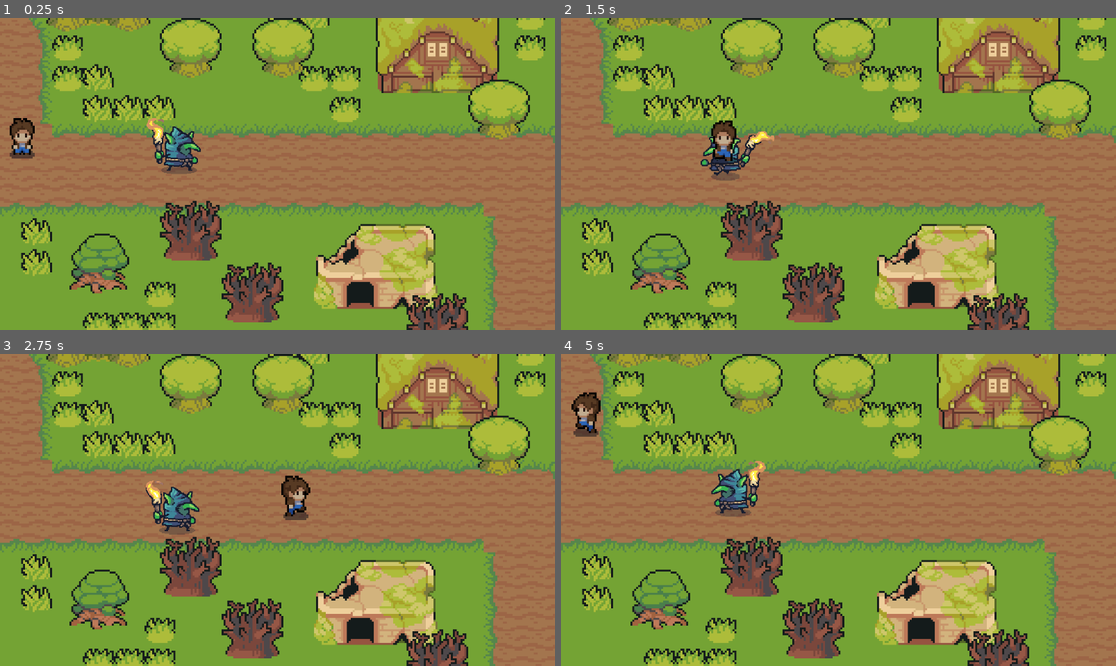
Above: before the commit, frames 1-4 (two rows, left to right).
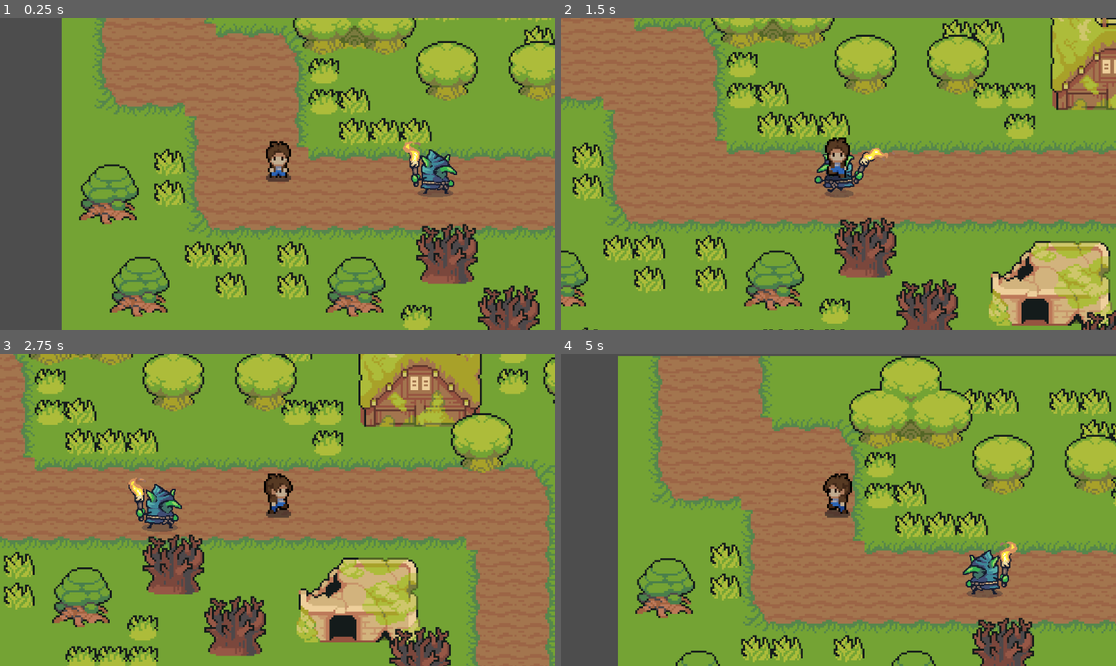
Above: after the commit, the same moments.

Repository: mtzamanpk/MysticRealms
Game: Godot game, scene res://scenes/world.tscn
Same seed, same stepped clock (60 frames per second), same inputs: the game is played once before the commit and once after it.
Inputs (mouse positions are in pixels of both pictures, inside the frame that each line leads up to):
- Up to frame 1 (0.25 s): no input
- Up to frame 2 (1.5 s): move the mouse to (960, 158) at 0.52 s; hold Right (ui_right) 0.53-1.28 s; click (960, 158) at 0.6 s; move the mouse to (727, 189) at 1.27 s; hold Down (ui_down) from 1.28 s (still down); click (727, 189) at 1.35 s
- Up to frame 3 (2.75 s): move the mouse to (333, 441) at 2.02 s; release Down (ui_down) at 2.03 s; hold Right (ui_right) from 2.03 s (still down); click (333, 441) at 2.1 s
- Up to frame 4 (5 s): move the mouse to (810, 572) at 2.77 s; release Right (ui_right) at 2.78 s; hold Up (ui_up) 2.78-3.53 s; click (810, 572) at 2.85 s; move the mouse to (1005, 556) at 3.52 s; hold Left (ui_left) from 3.53 s (still down); click (1005, 556) at 3.6 s; move the mouse to (672, 463) at 4.27 s; click (672, 463) at 4.35 s

The runs differ from the first frame. In frame 1, 68% of the frame differs, in the area x 0-100%, y 0-100%; in frame 2, 59%; in frame 3, 36%; in frame 4, 75%.

Commit message:
added collision to buildings

Diff:
--- a/Game/scenes/player.tscn
+++ b/Game/scenes/player.tscn
@@ -444,6 +444,8 @@
 [node name="attackTimer" type="Timer" parent="."]
 wait_time = 0.5
 
+[node name="Camera2D" type="Camera2D" parent="."]
+
 [connection signal="body_entered" from="playerHitbox" to="." method="_on_player_hitbox_body_entered"]
 [connection signal="body_exited" from="playerHitbox" to="." method="_on_player_hitbox_body_exited"]
 [connection signal="timeout" from="attackCooldown" to="." method="_on_attack_cooldown_timeout"]
--- a/Game/scenes/world.tscn
+++ b/Game/scenes/world.tscn
@@ -1061,10 +1061,12 @@
 16:5/0 = 0
 16:5/0/physics_layer_0/linear_velocity = Vector2(0, 0)
 16:5/0/physics_layer_0/angular_velocity = 0.0
+16:5/0/physics_layer_0/polygon_0/points = PackedVector2Array(32.25, 41.5, -31.25, 40.5, -30.75, -15, 32.25, -14)
 0:0/size_in_atlas = Vector2i(4, 3)
 0:0/0 = 0
 0:0/0/physics_layer_0/linear_velocity = Vector2(0, 0)
 0:0/0/physics_layer_0/angular_velocity = 0.0
+0:0/0/physics_layer_0/polygon_0/points = PackedVector2Array(32.25, 41.5, -31.25, 40.5, -30.75, -15, 32.25, -14)
 
 [sub_resource type="TileSetAtlasSource" id="TileSetAtlasSource_utxgr"]
 texture = ExtResource("4_ybqss")
